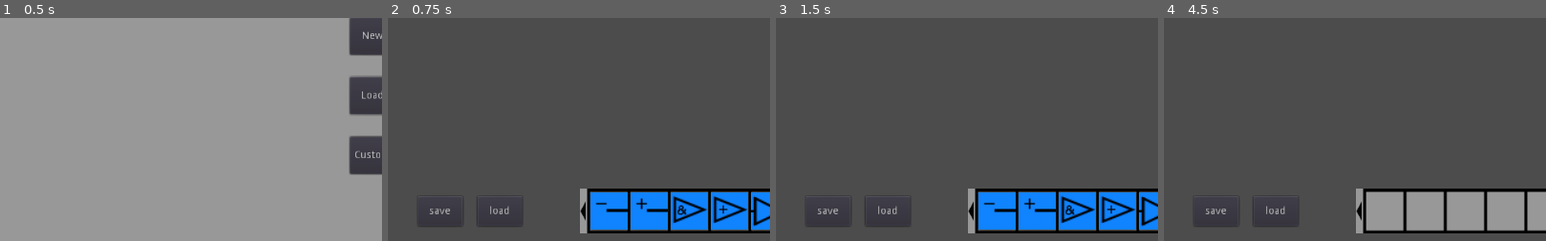
Above: before the commit, frames 1-4 (left to right).
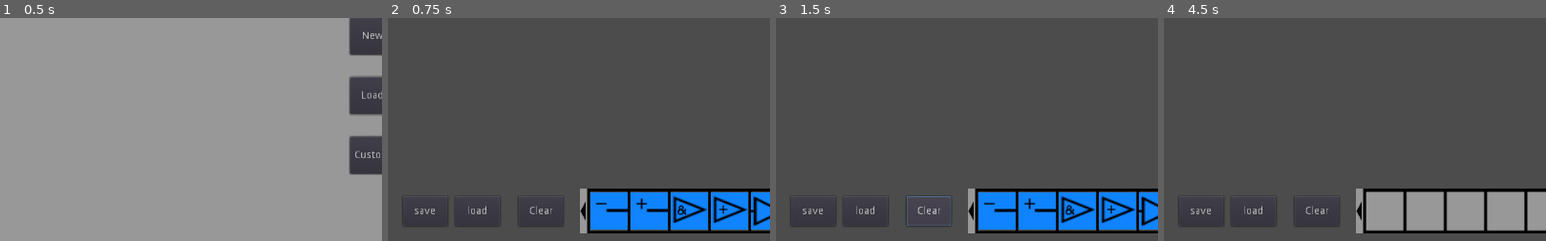
Above: after the commit, the same moments.

Repository: HerrCai0907/Godot_Game_PC_Maker
Game: Godot game, scene res://scenes/Game.tscn
The game is run twice, just before and just after one commit, with the same random seed, the same clock (stepped at 60 frames per second) and the same inputs. The engine's default icon, where the game draws it, is replaced by a stand-in: a white triangle on a blue panel in a dark square.
Inputs (mouse positions are % of the whole screen's width and height, from its top left):
- Up to frame 1 (0.5 s): no input
- Up to frame 2 (0.75 s): click "Custom Game" at 0.5 s
- Up to frame 3 (1.5 s): click (20, 93) at 1.25 s, where only the run after the commit has a clickable "Clear"
- Up to frame 4 (4.5 s): click (87, 93) at 2 s; click (87, 93) at 2.75 s; click (26, 93) at 3.5 s; click (74, 93) at 4.25 s
The pictures show only the part of the screen within x 0-50%, y 50-100%; the shares and areas given below are measured in that part.

Frame 1 is identical in both runs. In frame 2, 0.5% of the frame differs, in the area x 3-46%, y 79-94%; in frame 3, 0.6%; in frame 4, 0.5%.

Commit message:
增加功能 - 一键清除所有放置的元器件

Diff:
--- a/scenes/BaseMainGame.tscn
+++ b/scenes/BaseMainGame.tscn
@@ -13,6 +13,7 @@
 [ext_resource path="res://images/UI/ui_stop_pressed.png" type="Texture" id=11]
 [ext_resource path="res://images/UI/ui_next_step_pressed.png" type="Texture" id=12]
 [ext_resource path="res://images/UI/ui_play_pressed.png" type="Texture" id=13]
+[ext_resource path="res://scripts/ClearButton.gd" type="Script" id=14]
 
 [node name="MainGame" type="Node2D" groups=[
 "MainGame",
@@ -79,10 +80,11 @@
 }
 
 [node name="SaveButton" type="Button" parent="HUD"]
-margin_left = 40.0
+margin_left = 20.0
 margin_top = 540.0
-margin_right = 100.0
+margin_right = 80.0
 margin_bottom = 580.0
+rect_min_size = Vector2( 60, 40 )
 text = "save"
 script = ExtResource( 6 )
 __meta__ = {
@@ -90,12 +92,25 @@
 }
 
 [node name="LoadButton" type="Button" parent="HUD"]
-margin_left = 120.0
+margin_left = 90.0
 margin_top = 540.0
-margin_right = 180.0
+margin_right = 150.0
 margin_bottom = 580.0
+rect_min_size = Vector2( 60, 40 )
 text = "load"
 script = ExtResource( 7 )
+__meta__ = {
+"_edit_use_anchors_": false
+}
+
+[node name="ClearButton" type="Button" parent="HUD"]
+margin_left = 175.0
+margin_top = 540.0
+margin_right = 235.0
+margin_bottom = 580.0
+rect_min_size = Vector2( 60, 40 )
+text = "Clear"
+script = ExtResource( 14 )
 __meta__ = {
 "_edit_use_anchors_": false
 }
--- /dev/null
+++ b/scripts/ClearButton.gd
@@ -0,0 +1,8 @@
+extends Button
+
+onready var map_node:Node2D = self.get_tree().get_nodes_in_group("Map")[0]
+
+func _pressed():
+	if map_node.status == GlobalFunc.STATUS.idle:
+		for i in map_node.get_children():
+			i.queue_free()
Not shown: 1 places in scenes/BaseMainGame.tscn that only renumber resources
Not shown, changed: debug.log
